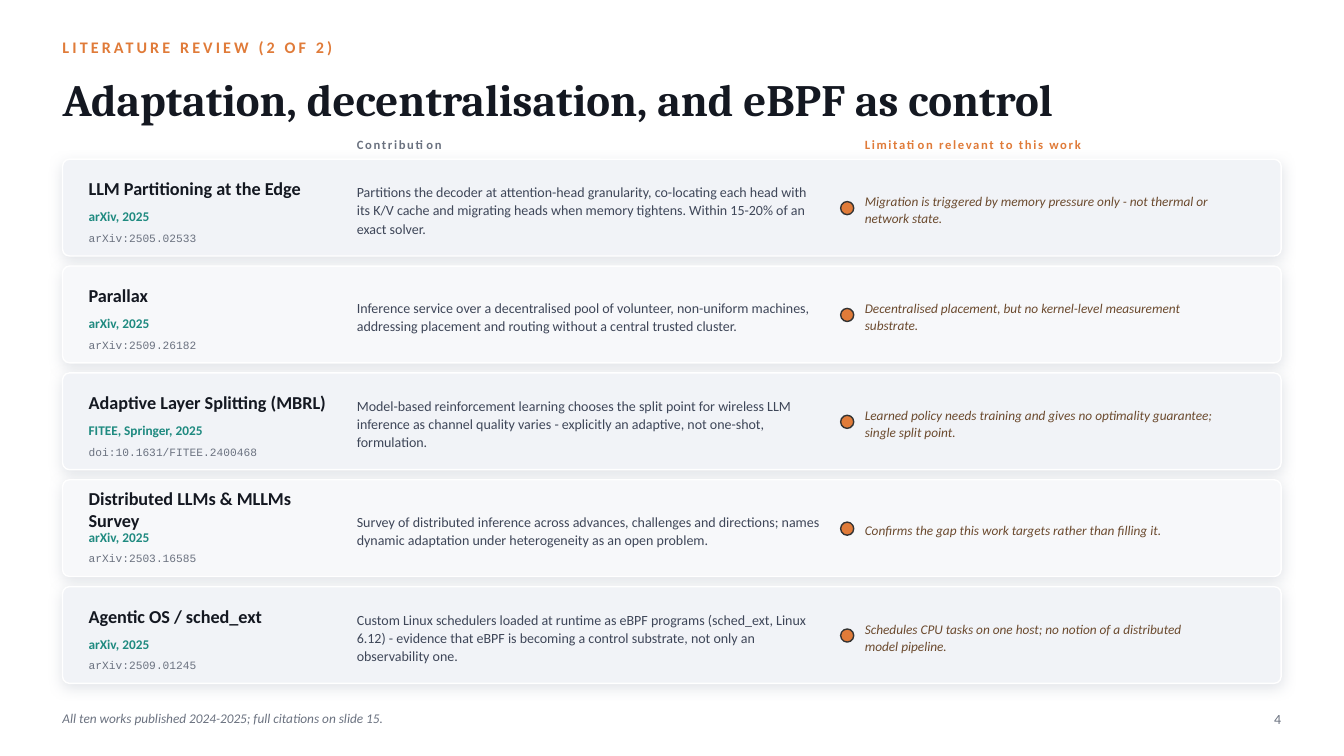
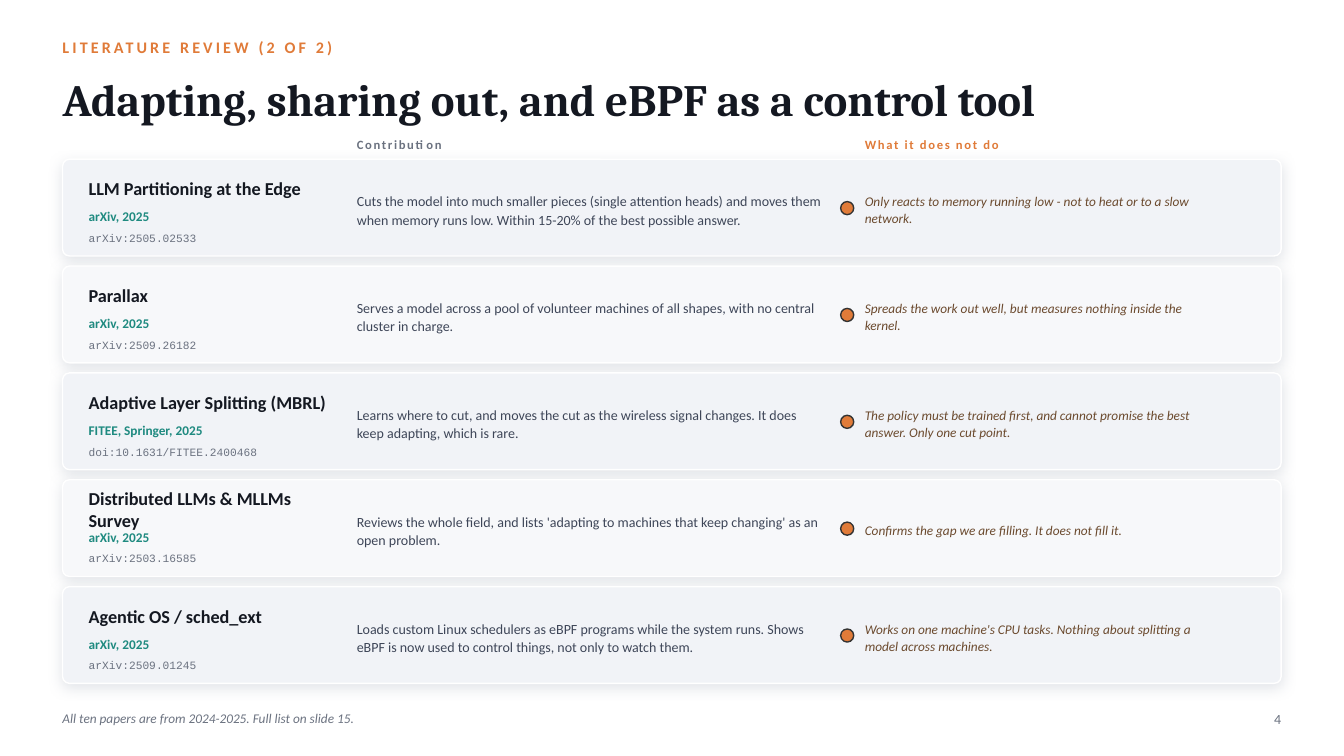
Before and after one commit to karnati-praveen/ebpf-, a slide deck: slide 4 of docs/presentation/KubeEdgeInfer.pptx. Drawn at 1344x756 pixels with LibreOffice and Linux fonts; fonts in the diff are those of the drawing. Boxes give left, top, right and bottom in pixels: in the first picture for what was removed or moved away, otherwise in the second. Text is boxed around its words. In the diff, an @@ line names an element or a change of style, - is before the commit and + after.

```diff
--- a/docs/presentation/KubeEdgeInfer.pptx
+++ b/docs/presentation/KubeEdgeInfer.pptx
@@ text at (63, 85, 1035, 126): text changed @@
-Adaptation, decentralisation, and eBPF as control
+Adapting, sharing out, and eBPF as a control tool
@@ text at (865, 140, 998, 149): text changed @@
-Limitation relevant to this work
+What it does not do
@@ text at (357, 196, 821, 228): text changed @@
-Partitions the decoder at attention-head granularity, co-locating each head with its K/V cache and migrating heads when memory tightens. Within 15-20% of an exact solver.
+Cuts the model into much smaller pieces (single attention heads) and moves them when memory runs low. Within 15-20% of the best possible answer.
@@ text at (865, 196, 1189, 223): text changed @@
-Migration is triggered by memory pressure only - not thermal or network state.
+Only reacts to memory running low - not to heat or to a slow network.
@@ text at (357, 303, 814, 334): text changed @@
-Inference service over a decentralised pool of volunteer, non-uniform machines, addressing placement and routing without a central trusted cluster.
+Serves a model across a pool of volunteer machines of all shapes, with no central cluster in charge.
@@ text at (865, 303, 1182, 330): text changed @@
-Decentralised placement, but no kernel-level measurement substrate.
+Spreads the work out well, but measures nothing inside the kernel.
@@ text at (357, 410, 796, 441): text changed @@
-Model-based reinforcement learning chooses the split point for wireless LLM inference as channel quality varies - explicitly an adaptive, not one-shot, formulation.
+Learns where to cut, and moves the cut as the wireless signal changes. It does keep adapting, which is rare.
@@ text at (865, 410, 1190, 439): text changed @@
-Learned policy needs training and gives no optimality guarantee; single split point.
+The policy must be trained first, and cannot promise the best answer. Only one cut point.
@@ text at (357, 517, 818, 548): text changed @@
-Survey of distributed inference across advances, challenges and directions; names dynamic adaptation under heterogeneity as an open problem.
+Reviews the whole field, and lists 'adapting to machines that keep changing' as an open problem.
@@ text at (865, 526, 1122, 538): text changed @@
-Confirms the gap this work targets rather than filling it.
+Confirms the gap we are filling. It does not fill it.
@@ text at (357, 624, 803, 655): text changed @@
-Custom Linux schedulers loaded at runtime as eBPF programs (sched_ext, Linux 6.12) - evidence that eBPF is becoming a control substrate, not only an observability one.
+Loads custom Linux schedulers as eBPF programs while the system runs. Shows eBPF is now used to control things, not only to watch them.
@@ text at (865, 624, 1191, 651): text changed @@
-Schedules CPU tasks on one host; no notion of a distributed model pipeline.
+Works on one machine's CPU tasks. Nothing about splitting a model across machines.
@@ text at (62, 714, 354, 725): text changed @@
-All ten works published 2024-2025; full citations on slide 15.
+All ten papers are from 2024-2025. Full list on slide 15.
```
Also in this commit, not shown: 14 other slides changed, 10 other files.
